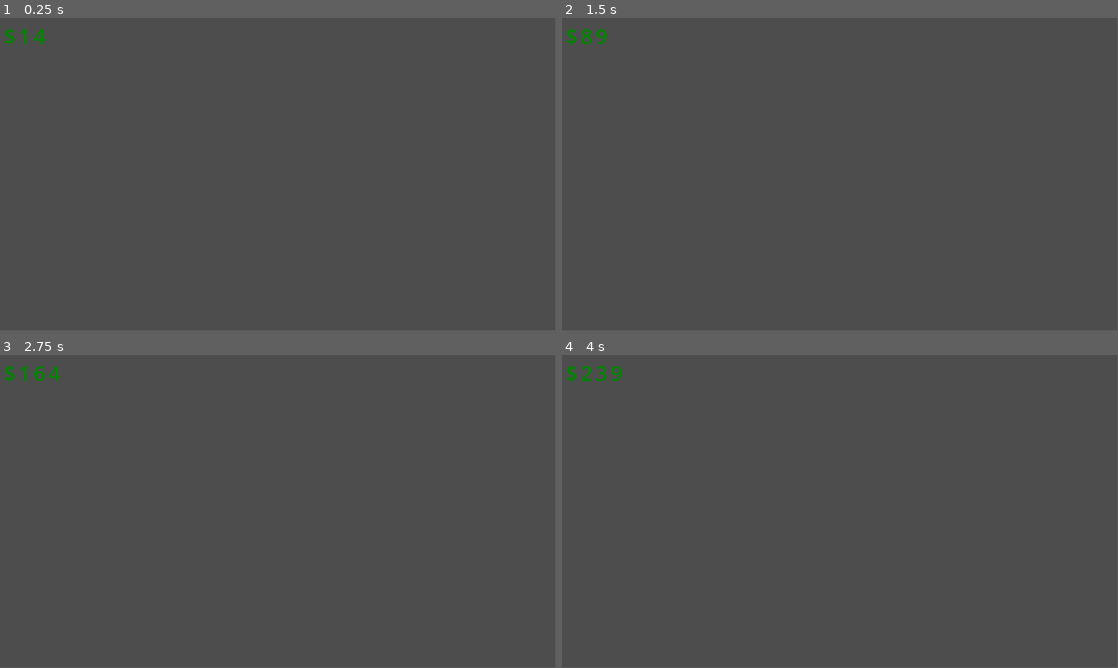
Above: before the commit, frames 1-4 (two rows, left to right).
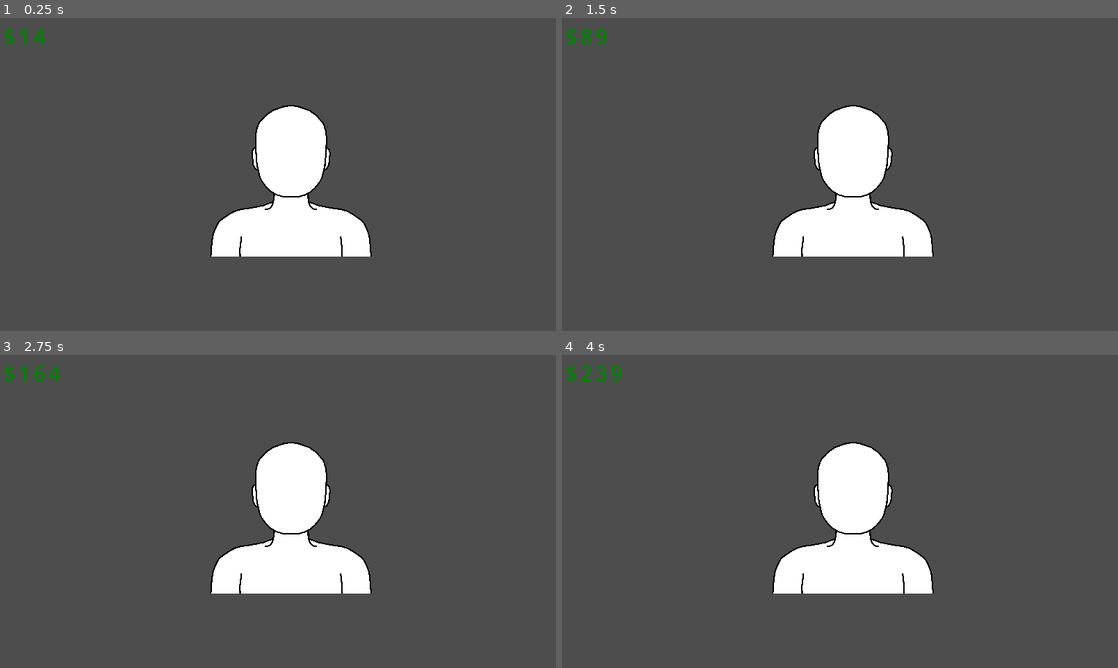
Above: after the commit, the same moments.

Repository: Routund/pawncepts
Game: Godot game, scene res://Scenes/Shop.tscn
The game is run twice, just before and just after one commit, with the same random seed, the same clock (stepped at 60 frames per second) and the same inputs. Before the commit the project starts from res://Shop.tscn.
Inputs:
- Up to frame 1 (0.25 s): no input
- Up to frame 2 (1.5 s): no input
- Up to frame 3 (2.75 s): no input
- Up to frame 4 (4 s): no input
In our replay, the window is 799x449 before the commit and 800x450 after it. These sizes can differ from the game's own. Grey fills any space a smaller window leaves; there, only what the larger window draws over its background counts as a difference.

The runs differ from the first frame. In frame 1, 7.8% of the frame differs, in the area x 0-67%, y 3-77%; in frame 2, 7.8%; in frame 3, 7.8%; in frame 4, 7.8%.

Commit message:
Added organization added a basic trot animation for customer

Diff:
--- a/Shop.tscn
+++ b/Scenes/Shop.tscn
@@ -1,6 +1,8 @@
-[gd_scene load_steps=4 format=3 uid="uid://so1vseffcoo2"]
+[gd_scene load_steps=6 format=3 uid="uid://so1vseffcoo2"]
 
-[ext_resource type="Script" path="res://Money.gd" id="1_hq5p4"]
+[ext_resource type="Script" path="res://Scripts/Money.gd" id="1_dygwe"]
+[ext_resource type="Texture2D" uid="uid://bbk2g748hlv51" path="res://Assets/person_base.png" id="2_q2o5f"]
+[ext_resource type="Script" path="res://Scenes/Customer_functions.gd" id="3_x5wk7"]
 
 [sub_resource type="FontVariation" id="FontVariation_uji3a"]
 spacing_glyph = 6
@@ -31,4 +33,10 @@
 grow_vertical = 2
 text = "adsasd"
 label_settings = SubResource("LabelSettings_04taw")
-script = ExtResource("1_hq5p4")
+script = ExtResource("1_dygwe")
+
+[node name="Customer" type="Sprite2D" parent="."]
+position = Vector2(600, 323)
+scale = Vector2(0.0721125, 0.0710185)
+texture = ExtResource("2_q2o5f")
+script = ExtResource("3_x5wk7")
--- a/project.godot
+++ b/project.godot
@@ -11,6 +11,10 @@
 [application]
 
 config/name="Pawncepts"
-run/main_scene="res://Shop.tscn"
+run/main_scene="res://Scenes/Shop.tscn"
 config/features=PackedStringArray("4.2", "Forward Plus")
-config/icon="res://icon.svg"
+config/icon="res://Assets/icon.svg"
+
+[display]
+
+window/stretch/mode="canvas_items"
Renamed: icon.svg -> Assets/icon.svg
Not shown, changed: Assets/icon.svg.import
Renamed: person_base.png -> Assets/person_base.png
Not shown, changed: Assets/person_base.png.import
Renamed: Money.gd -> Scripts/Money.gd
